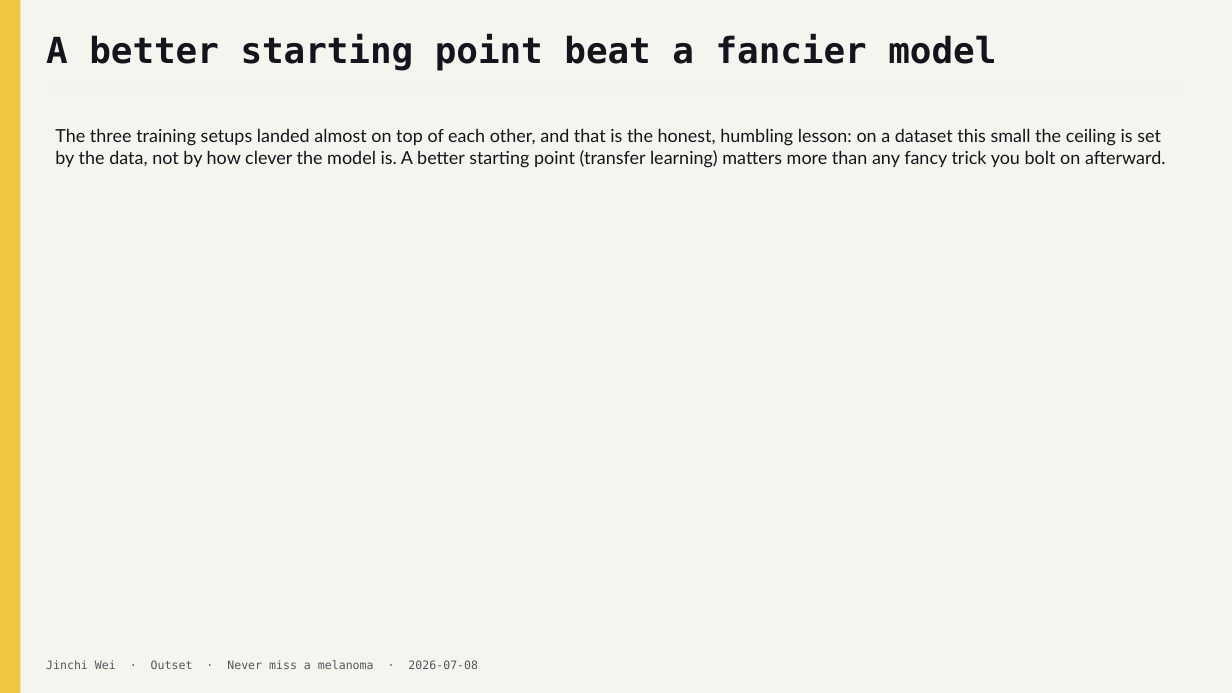
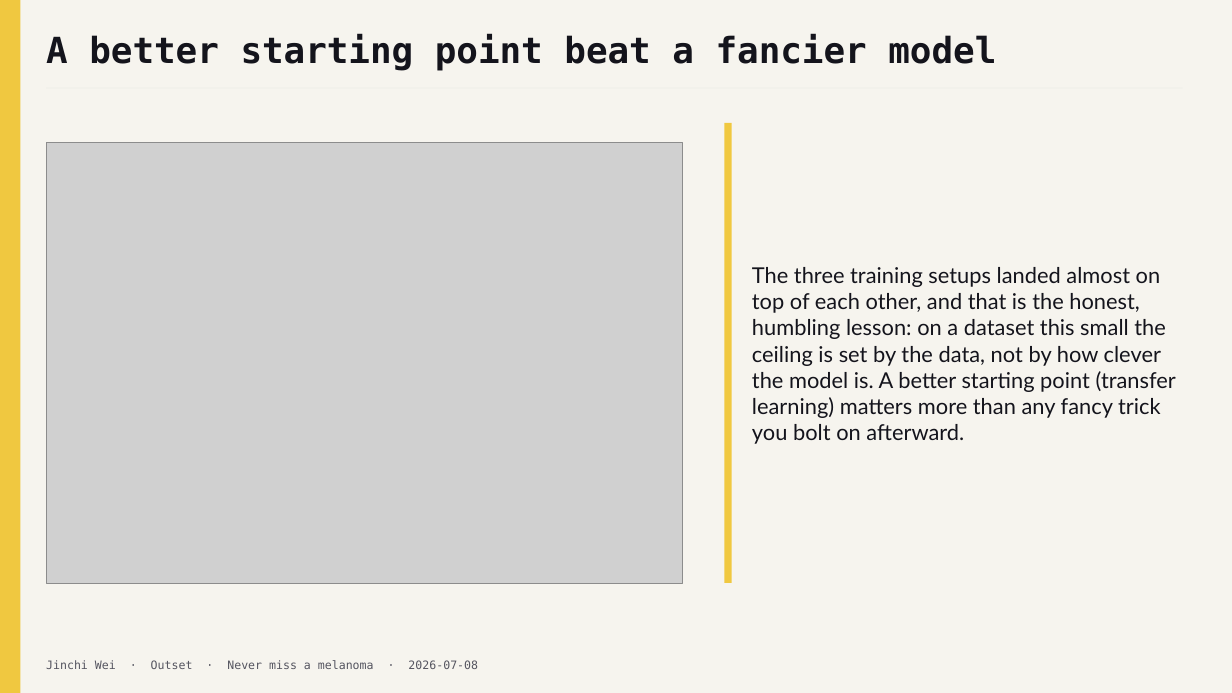
Before and after one commit to jinchiwei/outset-ai-healthcare, a slide deck: slide 10 of solutions/g2_skin_screening/slides/g2_skin_screening.pptx. Drawn at 1232x693 pixels with LibreOffice and Linux fonts; fonts in the diff are those of the drawing; grey boxes stand for pictures. Boxes give left, top, right and bottom in pixels: in the first picture for what was removed or moved away, otherwise in the second. Text is boxed around its words. In the diff, an @@ line names an element or a change of style, - is before the commit and + after.

```diff
--- a/solutions/g2_skin_screening/slides/g2_skin_screening.pptx
+++ b/solutions/g2_skin_screening/slides/g2_skin_screening.pptx
@@ text "The three training setups landed ..." moved from (x1=55, y1=128, x2=1166, y2=168) to (x1=752, y1=267, x2=1176, y2=444) @@
@@ text "The three training setups landed ..." at (x1=752, y1=267, x2=1176, y2=444): size 14 to 17 pt; vertical alignment top to middle @@
@@ picture added at (x1=46, y1=142, x2=683, y2=583) @@
@@ rectangle added at (x1=725, y1=123, x2=732, y2=583), fill #F0C840 @@
```
Also in this commit, not shown: 11 other slides changed, 3 other files.
